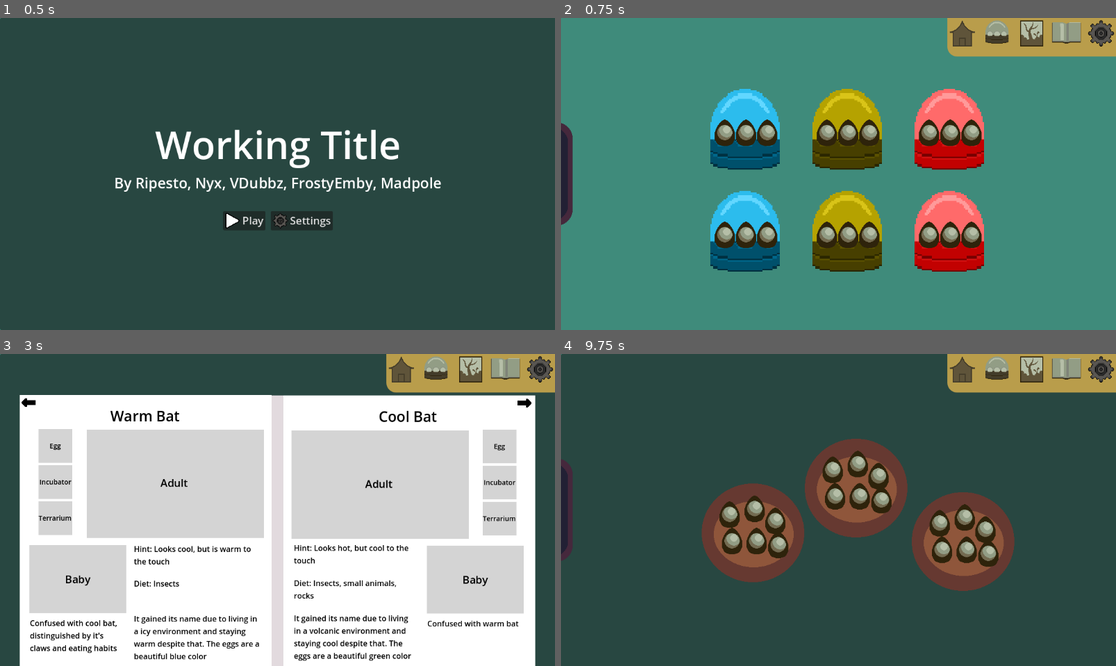
Above: before the commit, frames 1-4 (two rows, left to right).
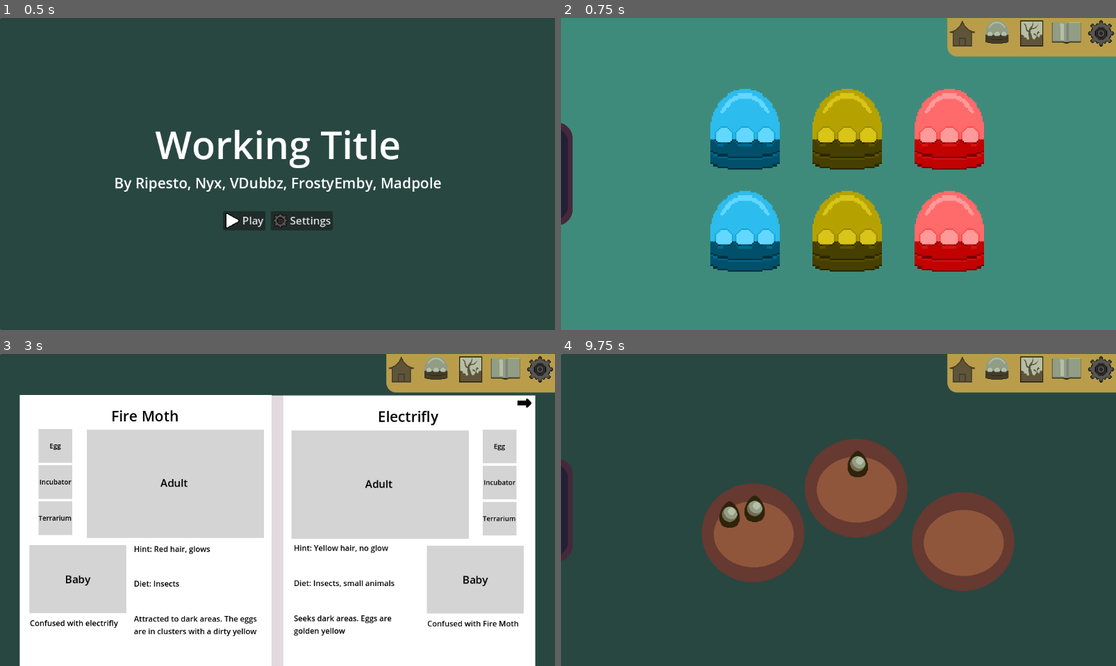
Above: after the commit, the same moments.

Repository: FrostyEmby/cafe-dot-secret-ingredient
Game: Godot game, scene res://scenes/main_menu.tscn
Two runs of this game, one before a commit and one after it. Both use one fixed random seed, a clock stepped at 60 frames per second and the inputs below.
Inputs (mouse positions are in pixels of both pictures, inside the frame that each line leads up to):
- Up to frame 1 (0.5 s): no input
- Up to frame 2 (0.75 s): click "Play" at 0.5 s
- Up to frame 3 (3 s): click (471, 372) at 1.25 s; click (538, 506) at 2 s; click (538, 541) at 2.75 s
- Up to frame 4 (9.75 s): click (1032, 372) at 3.5 s; click (683, 432) at 4.25 s; click (633, 456) at 5 s; click (838, 432) at 5.75 s; click (993, 432) at 6.5 s; click (683, 588) at 7.25 s; click (838, 588) at 8 s; click (993, 588) at 8.75 s; click (1099, 438) at 9.5 s

Frame 1 is identical in both runs. In frame 2, 4.4% of the frame differs, in the area x 27-76%, y 32-74%; in frame 3, 3.5%; in frame 4, 3.6%.
Error before the commit: Parse Error: Could not resolve external class member "species". (res://scripts/incubator-room.gd:14)

Commit message:
Renamed creature to creaturestats

Diff:
--- a/scenes/terrarium.tscn
+++ b/scenes/terrarium.tscn
@@ -1,6 +1,6 @@
 [gd_scene load_steps=20 format=3 uid="uid://77pmhayrj8nl"]
 
-[ext_resource type="Script" uid="uid://bbn1jxutftk3u" path="res://scenes/terrarium.gd" id="1_h6qyf"]
+[ext_resource type="Script" uid="uid://bbn1jxutftk3u" path="res://scripts/terrarium.gd" id="1_h6qyf"]
 [ext_resource type="Texture2D" uid="uid://dieym8rlk7n24" path="res://art/props/layout test game jam terrarium.png" id="1_xb13y"]
 [ext_resource type="Texture2D" uid="uid://l4k1qkmaaupx" path="res://art/props/layout test game jam terrarium foreground.png" id="2_qlrmg"]
 [ext_resource type="Texture2D" uid="uid://db1p5mc1oy03c" path="res://art/eggs/birdbaby.png" id="4_1wf2t"]
--- a/scripts/bestiary.gd
+++ b/scripts/bestiary.gd
@@ -1,6 +1,6 @@
 extends Control
 
-var creatures : Array[Creature] = [load("res://resources/fire-moth.tres"), load("res://resources/electric-dragonfly.tres"), load("res://resources/bird-one.tres"), load("res://resources/nest-parasite.tres"), load("res://resources/plant-tortoise.tres")]
+var creatures : Array[CreatureStats] = [load("res://resources/fire-moth.tres"), load("res://resources/electric-dragonfly.tres"), load("res://resources/bird-one.tres"), load("res://resources/nest-parasite.tres"), load("res://resources/plant-tortoise.tres")]
 var page : int = 0 # starts at 0 because of arrays
 
 func _ready() -> void:
--- a/scripts/creature-stats.gd
+++ b/scripts/creature-stats.gd
@@ -1,3 +1,4 @@
+# This class is for information to be displayed in the bestiary and to be used as a base for the species
 extends Resource
 class_name CreatureStats
 
--- a/scripts/egg-data.gd
+++ b/scripts/egg-data.gd
@@ -2,9 +2,9 @@
 class_name EggData
 
 @export var visibility : bool = false
-@export var species : Creature = load("res://resources/bird-one.tres")
+@export var species : CreatureStats = load("res://resources/bird-one.tres")
 @export var hatch_time : float = 15 #species.hatch_time_secs
 @export var incubating : bool = false
 @export var hatched : bool = false
 @export var dead : bool = false
-@export var placement : Creature.hatchery = Creature.hatchery.NONE
+@export var placement : CreatureStats.hatchery = CreatureStats.hatchery.NONE
--- a/scripts/egg.gd
+++ b/scripts/egg.gd
@@ -2,7 +2,7 @@
 class_name Egg
 
 signal selection(egg : Egg)
-signal birth(creature : Creature)
+signal birth(creature : CreatureStats)
 
 @export var info : EggData = EggData.new()
 @onready var hatch_timer : Timer = $Hatch
Renamed: scenes/terrarium.gd -> scripts/terrarium.gd
Renamed: scenes/terrarium.gd.uid -> scripts/terrarium.gd.uid
